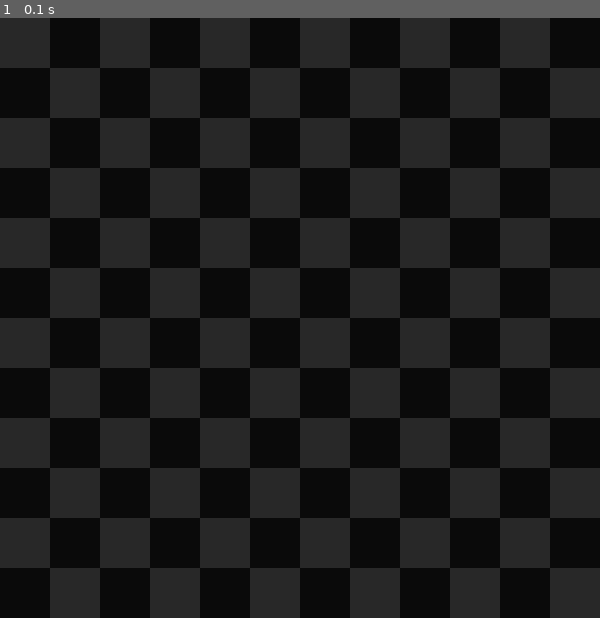
Above: before the commit, frame 1.
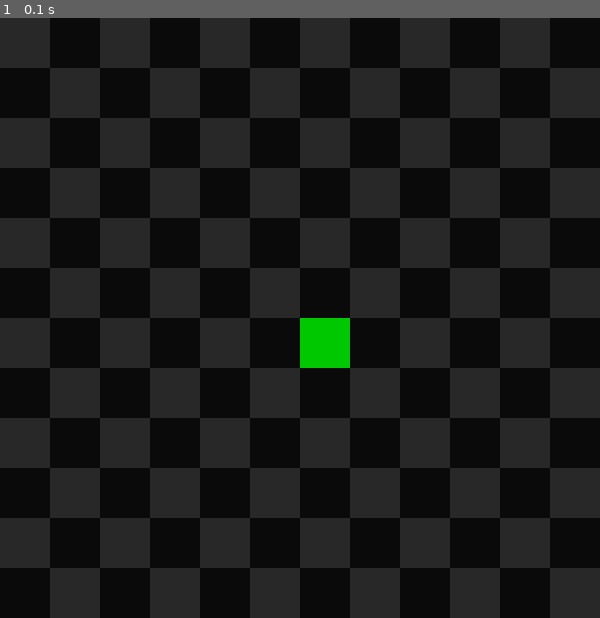
Above: after the commit, the same moment.

Repository: yesseruser/snake-pygame
Game: pygame game, started from main.py
Same seed, same stepped clock (60 frames per second), same inputs: the game is played once before the commit and once after it.
Inputs:
- Up to frame 1 (0.1 s): no input

The runs differ from the first frame. In frame 1, 0.7% of the frame differs, in the area x 50-59%, y 50-59%.

Commit message:
Add player

Diff:
--- a/main.py
+++ b/main.py
@@ -1,28 +1,101 @@
+from enum import Enum
 import pygame
 
+TILE_SIZE = 50
+TILE_COUNT = 12
+SPEED = 5
+
 pygame.init()
-win = pygame.display.set_mode((600, 600))
+win = pygame.display.set_mode((TILE_COUNT * TILE_SIZE, TILE_COUNT * TILE_SIZE))
 clock = pygame.time.Clock()
 
 
+class Direction(Enum):
+    Up = 0
+    Down = 1
+    Left = 2
+    Right = 3
+    Nothing = 4
+
+    def apply(self, vector: pygame.Vector2, increment=1) -> pygame.Vector2:
+        match self:
+            case Direction.Up:
+                return pygame.Vector2(vector.x, vector.y - increment)
+            case Direction.Down:
+                return pygame.Vector2(vector.x, vector.y + increment)
+            case Direction.Left:
+                return pygame.Vector2(vector.x - increment, vector.y)
+            case Direction.Right:
+                return pygame.Vector2(vector.x + increment, vector.y)
+            case _:
+                return pygame.Vector2(vector.x, vector.y)
+
+
+class Player:
+    body: list[pygame.Vector2]
+    current_direction: Direction
+    next_direction: Direction
+
+    def __init__(self, x, y):
+        self.body = [pygame.Vector2(x, y)]
+        self.current_direction = Direction.Nothing
+        self.next_direction = Direction.Nothing
+
+    def head(self) -> pygame.Vector2:
+        return self.body[0]
+
+    def update(self):
+        previous_pos = self.head()
+        self.body[0] = self.current_direction.apply(self.head(), SPEED)
+        for i in range(1, len(self.body)):
+            new_previous_pos = self.body[i]
+            self.body[i] = previous_pos
+            previous_pos = new_previous_pos
+
+        if (
+            self.head().x % TILE_SIZE == 0
+            and self.head().y % TILE_SIZE == 0
+            and self.next_direction != Direction.Nothing
+        ):
+            self.current_direction = self.next_direction
+            self.next_direction = Direction.Nothing
+
+    def draw(self):
+        for part in self.body:
+            pygame.draw.rect(win, (0, 200, 0), (part.x, part.y, TILE_SIZE, TILE_SIZE))
+
+
 def draw_grid():
-    for x in range(0, 600, 50):
-        for y in range(0, 600, 50):
-            if y % 100 == 0:
-                if x % 100 == 0:
-                    pygame.draw.rect(win, (40, 40, 40), (x, y, 50, 50))
+    for x in range(0, TILE_COUNT):
+        for y in range(0, TILE_COUNT):
+            if y % 2 == 0:
+                if x % 2 == 0:
+                    pygame.draw.rect(
+                        win,
+                        (40, 40, 40),
+                        (x * TILE_SIZE, y * TILE_SIZE, TILE_SIZE, TILE_SIZE),
+                    )
             else:
-                if (x - 50) % 100 == 0:
-                    pygame.draw.rect(win, (40, 40, 40), (x, y, 50, 50))
+                if (x - 1) % 2 == 0:
+                    pygame.draw.rect(
+                        win,
+                        (40, 40, 40),
+                        (x * TILE_SIZE, y * TILE_SIZE, TILE_SIZE, TILE_SIZE),
+                    )
 
+
+player = Player((TILE_COUNT // 2) * TILE_SIZE, (TILE_COUNT // 2) * TILE_SIZE)
 
 while True:
     for event in pygame.event.get():
         if event.type == pygame.QUIT:
             exit()
 
+    player.update()
+
     win.fill((10, 10, 10))
     draw_grid()
+    player.draw()
 
     pygame.display.flip()
 
